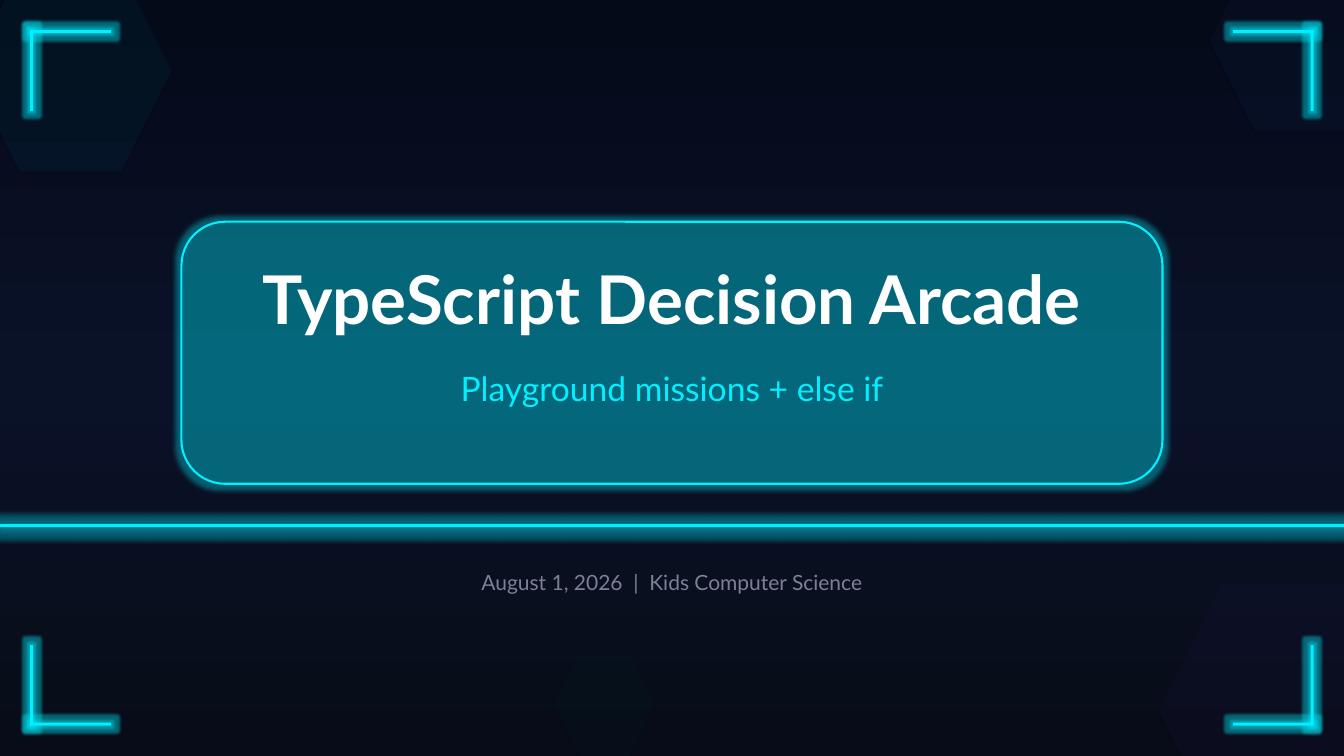
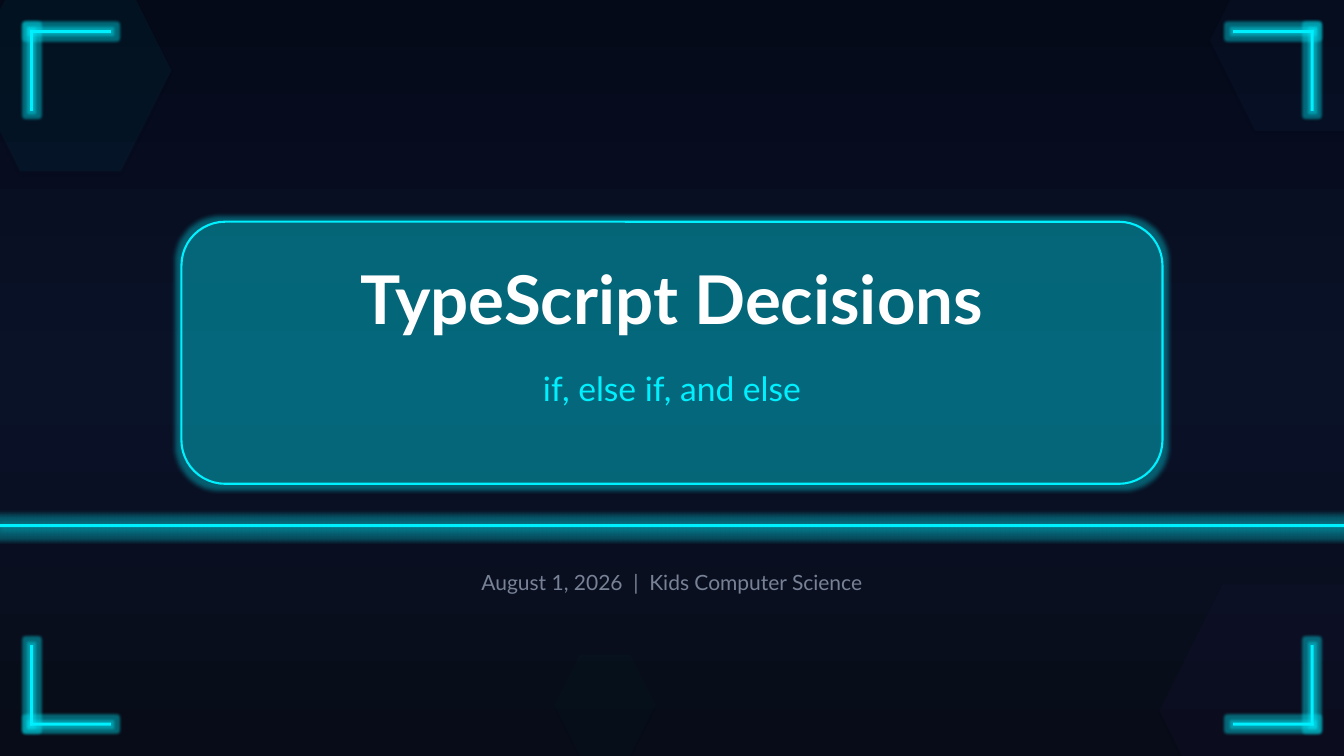
Before and after one commit to aghimir3/KidsComputerScience, a slide deck: slide 1 of 2026-08-01_TypeScript_Decision_Arcade/2026-08-01_TypeScript_Decision_Arcade.pptx. Drawn at 1344x756 pixels with LibreOffice and Linux fonts; fonts in the diff are those of the drawing. Boxes give left, top, right and bottom in pixels: in the first picture for what was removed or moved away, otherwise in the second. Text is boxed around its words. In the diff, an @@ line names an element or a change of style, - is before the commit and + after.

Commit message:
feat(2026-08-01): simplify decision concepts presentation

```diff
--- a/2026-08-01_TypeScript_Decision_Arcade/2026-08-01_TypeScript_Decision_Arcade.pptx
+++ b/2026-08-01_TypeScript_Decision_Arcade/2026-08-01_TypeScript_Decision_Arcade.pptx
@@ text at <box>361,274,983,336</box>: text changed @@
-TypeScript Decision Arcade
+TypeScript Decisions
@@ text at <box>543,376,801,406</box>: text changed @@
-Playground missions + else if
+if, else if, and else
```
Also in this commit, not shown: 5 other slides changed, 2 slides added, 12 slides removed, 1 other file.
